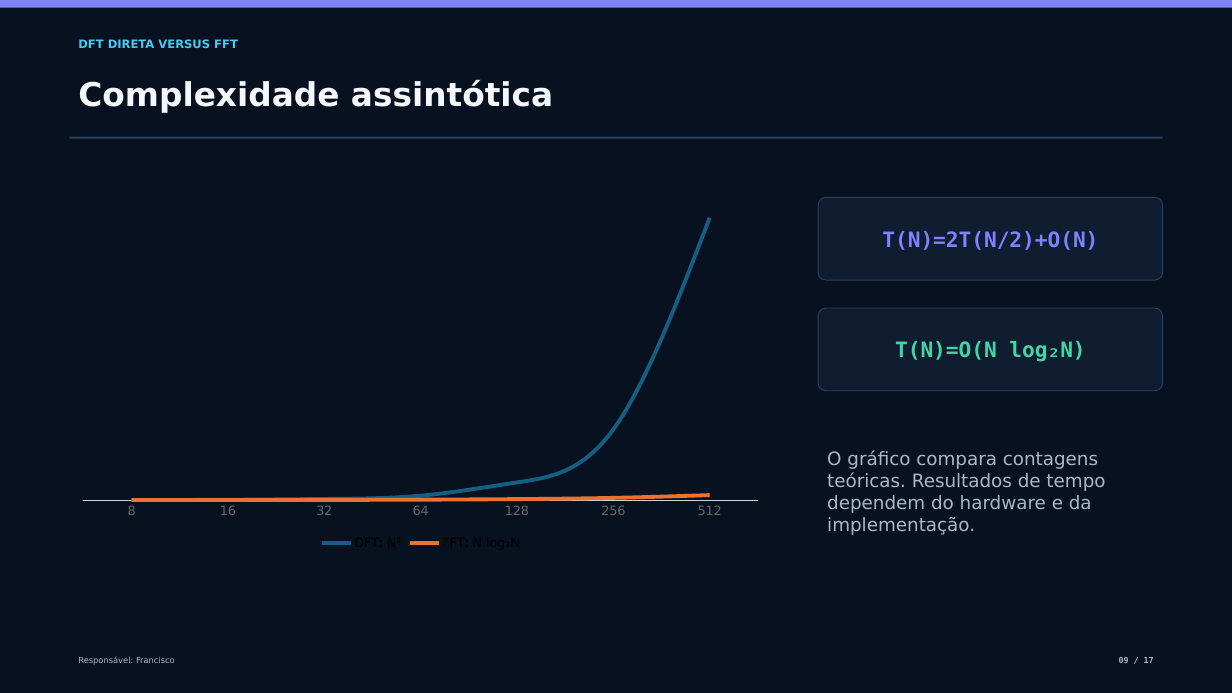
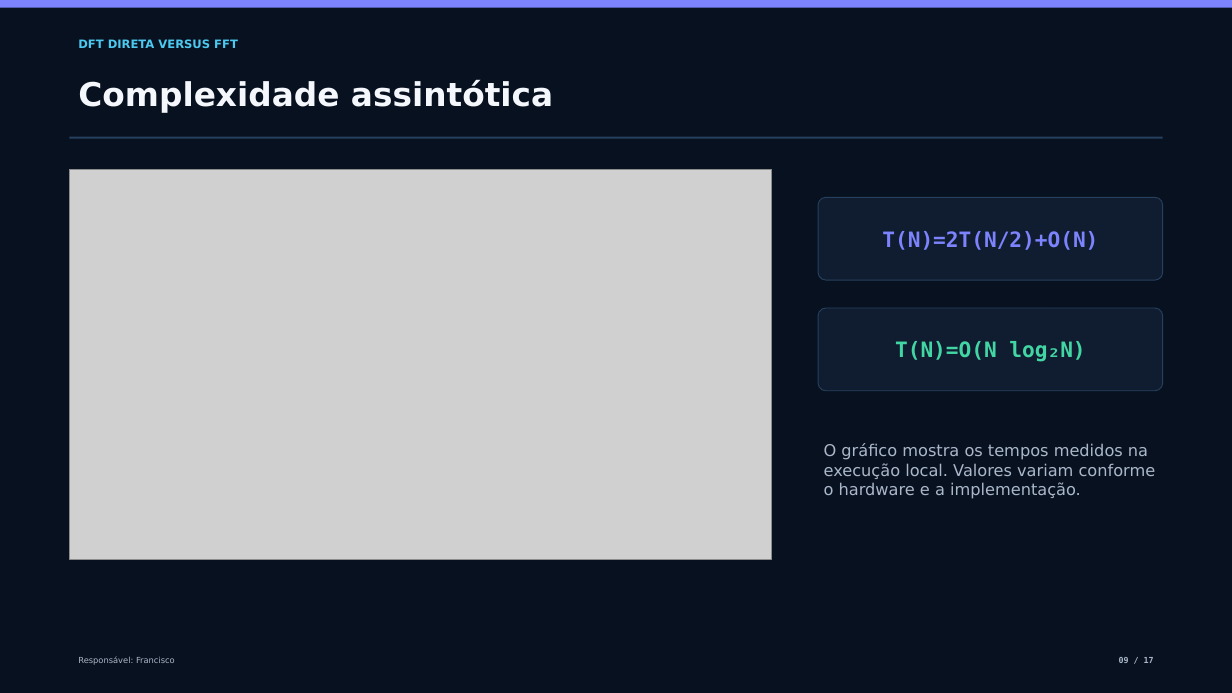
Before and after one commit to Jasmineggril/algebra-linear-fft, a slide deck: slide 9 of Seminario_Algebra_Linear_FFT.pptx. Drawn at 1232x693 pixels with LibreOffice and Linux fonts; fonts in the diff are those of the drawing; grey boxes stand for pictures. Boxes give left, top, right and bottom in pixels: in the first picture for what was removed or moved away, otherwise in the second. Text is boxed around its words. In the diff, an @@ line names an element or a change of style, - is before the commit and + after.

```diff
--- a/Seminario_Algebra_Linear_FFT.pptx
+++ b/Seminario_Algebra_Linear_FFT.pptx
@@ line chart removed at [69,169,772,555] @@
-categories: 8, 16, 32, 64, 128, 256, 512
-DFT: N²: 0, 0, 0, 2, 6, 25, 100
-FFT: N log₂N: 0, 0, 0, 0, 0, 1, 2
@@ picture added at [69,169,772,559] @@
@@ text "O gráfico mostra os tempos ..." at [824,443,1156,499]: vertical alignment middle to top @@
@@ text at [824,443,1156,499]: text changed; size 14.2 to 12.6 pt @@
-O gráfico compara contagens teóricas. Resultados de tempo dependem do hardware e da implementação.
+O gráfico mostra os tempos medidos na execução local. Valores variam conforme o hardware e a implementação.
```
Also in this commit, not shown: 5 other slides changed, 4 other files.
